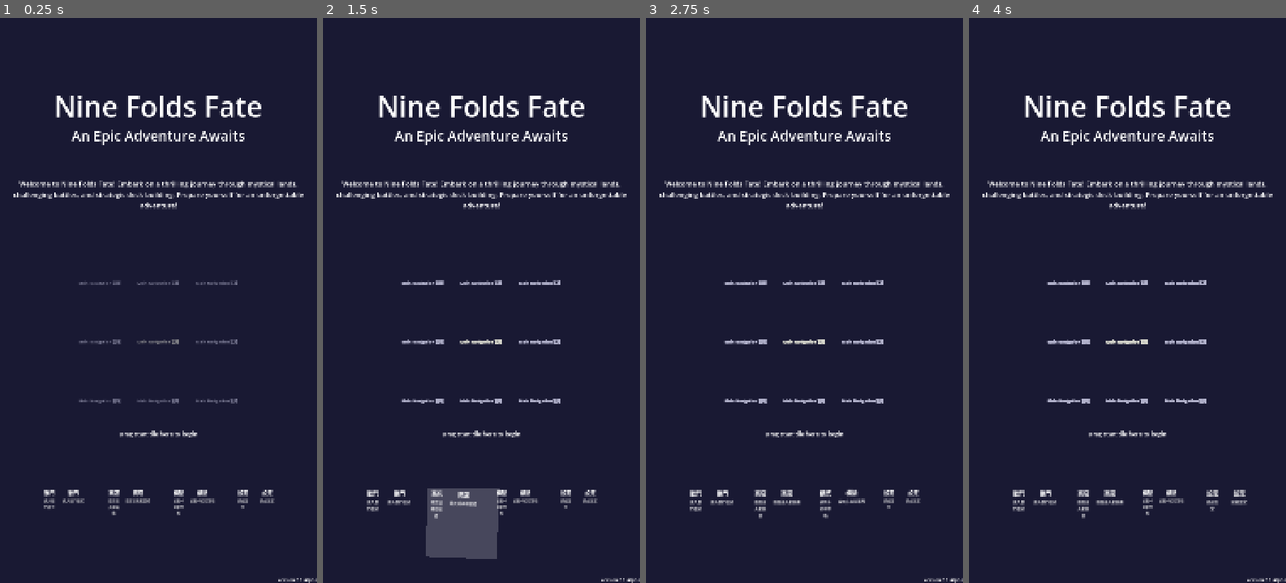
Above: before the commit, frames 1-4 (left to right).
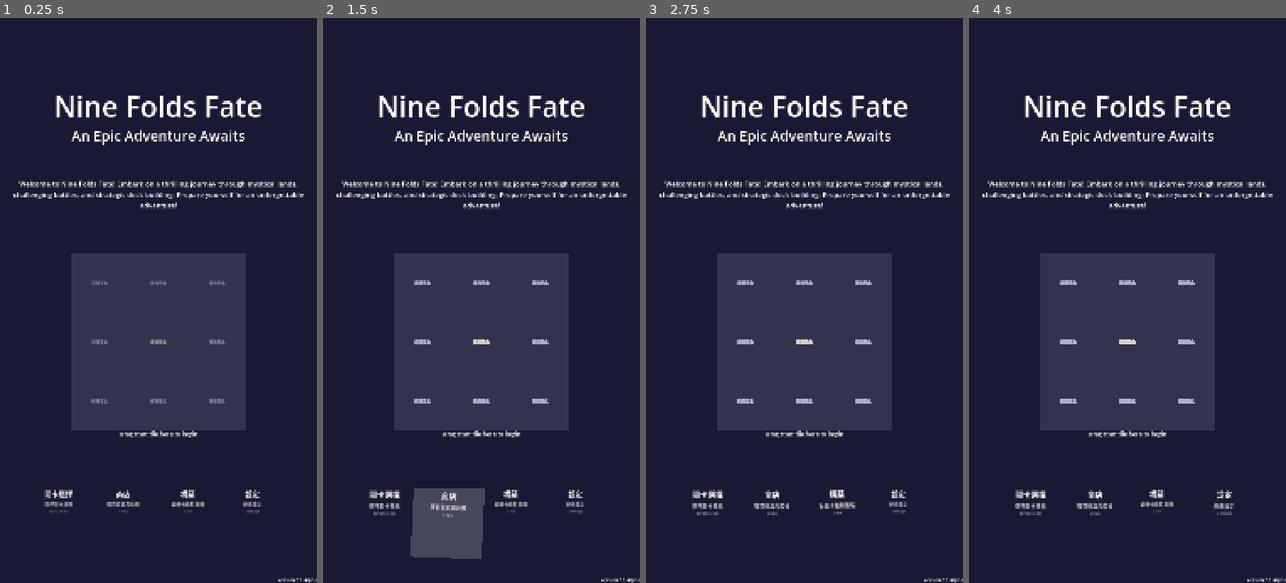
Above: after the commit, the same moments.

Repository: Chenredfish/Ninefold_Fate
Game: Godot game, scene res://main.tscn
Same seed, same stepped clock (60 frames per second), same inputs: the game is played once before the commit and once after it.
Inputs (mouse positions are in pixels of both pictures, inside the frame that each line leads up to):
- Up to frame 1 (0.25 s): no input
- Up to frame 2 (1.5 s): tap Enter (ui_accept) at 0.5 s; drag from (395, 520) to (513, 176) at 0.52 s; drag from (462, 520) to (465, 413) at 1.27 s
- Up to frame 3 (2.75 s): tap Enter (ui_accept) at 2 s; move the mouse to (848, 520) at 2.02 s; tap R at 2.1 s; click (848, 520) at 2.17 s
- Up to frame 4 (4 s): drag from (1235, 520) to (1032, 215) at 2.77 s; move the mouse to (1222, 385) at 3.52 s; tap R at 3.6 s; click (1222, 385) at 3.67 s; tap Enter (ui_accept) at 3.77 s

The runs differ from the first frame. In frame 1, 18% of the frame differs, in the area x 13-87%, y 41-88%; in frame 2, 19%, in the area x 13-87%, y 41-96%; in frame 3, 18%; in frame 4, 18%.

Commit message:
修改排版和畫面切換

Diff:
--- /dev/null
+++ b/scripts/scenes/level_selection.gd
@@ -0,0 +1 @@
+extends Control
--- /dev/null
+++ b/scripts/scenes/level_selection.tscn
@@ -0,0 +1,14 @@
+[gd_scene load_steps=2 format=3 uid="uid://wstbhow8nfbh"]
+
+[sub_resource type="GDScript" id="GDScript_ylkpb"]
+script/source = "extends Control
+"
+
+[node name="level_selection" type="Control"]
+layout_mode = 3
+anchors_preset = 15
+anchor_right = 1.0
+anchor_bottom = 1.0
+grow_horizontal = 2
+grow_vertical = 2
+script = SubResource("GDScript_ylkpb")
--- a/scripts/scenes/main_menu.gd
+++ b/scripts/scenes/main_menu.gd
@@ -81,6 +81,13 @@
 	add_child(version_label)
 
 func create_middle_UI():
+	#創造棋盤的背景
+	var grid_bg = ColorRect.new()
+	grid_bg.position = Vector2(240, 800)
+	grid_bg.size = Vector2(600, 600)
+	grid_bg.color = Color(0.2, 0.2, 0.3, 1.0)
+	add_child(grid_bg)
+
 	#參考create_confirm_grid
 	unified_confirm_grid = Control.new()
 	unified_confirm_grid.position = Vector2(240, 800)
@@ -92,8 +99,8 @@
 			var drop_zone = DropZone.new()
 			drop_zone.position = Vector2(j * 200, i * 200)
 			drop_zone.size = Vector2(200, 200)
-			drop_zone.zone_type = "main_navigation"
-			drop_zone.set_accepted_types(["battle", "shop", "deck", "settings"])
+			drop_zone.zone_type = ""
+			drop_zone.set_accepted_types(["level_select", "shop", "deck", "settings"])
 			unified_confirm_grid.add_child(drop_zone)
 
 			if i == 1 and j == 1:
@@ -112,7 +119,7 @@
 func create_lower_UI():
 	#新增容器去裝tile，總共四個tile，每一個tile200x200
 	scroll_tile_container = ScrollContainer.new()
-	scroll_tile_container.position = Vector2(150, 1600)
+	scroll_tile_container.position = Vector2(100, 1600)
 	scroll_tile_container.size = Vector2(1080, 320)
 	scroll_tile_container.horizontal_scroll_mode = ScrollContainer.SCROLL_MODE_AUTO
 	scroll_tile_container.vertical_scroll_mode = ScrollContainer.SCROLL_MODE_DISABLED
@@ -122,26 +129,26 @@
 	tile_container.add_theme_constant_override("separation", 20)
 	scroll_tile_container.add_child(tile_container)
 
-	# 戰鬥圖塊
-	battle_tile = NavigationTile.create_battle_tile("res://scenes/BattleScene.tscn")
+	# 關卡選擇圖塊
+	battle_tile = NavigationTile.create_level_select_tile("res://scripts/scenes/level_selection.tscn")
 	battle_tile.size = Vector2(200, 200)
 	battle_tile.position = Vector2(0, 0)
 	tile_container.add_child(battle_tile)
 
 	# 商店圖塊
-	shop_tile = NavigationTile.create_shop_tile("res://scenes/ShopScene.tscn")
+	shop_tile = NavigationTile.create_shop_tile("res://scripts/scenes/shop_scene.tscn")
 	shop_tile.size = Vector2(200, 200)
 	shop_tile.position = Vector2(500, 0)
 	tile_container.add_child(shop_tile)
 
 	# 構築圖塊
-	deck_tile = NavigationTile.create_deck_tile("res://scenes/DeckScene.tscn")
+	deck_tile = NavigationTile.create_deck_tile("res://scripts/scenes/deck_scene.tscn")
 	deck_tile.size = Vector2(200, 200)
 	deck_tile.position = Vector2(700, 0)
 	tile_container.add_child(deck_tile)
 
 	# 設定圖塊
-	settings_tile = NavigationTile.create_settings_tile("res://scenes/SettingsScene.tscn")
+	settings_tile = NavigationTile.create_settings_tile("res://scripts/scenes/settings_scene.tscn")
 	settings_tile.size = Vector2(200, 200)
 	settings_tile.position = Vector2(900, 0)
 	tile_container.add_child(settings_tile)
--- a/scripts/ui/tiles/NavigationTile.gd
+++ b/scripts/ui/tiles/NavigationTile.gd
@@ -67,54 +67,53 @@
 
 # 創建導航圖塊的內容佈局
 func create_navigation_content():
-	# 清除舊的標籤
-	var old_label = get_node_or_null("TypeLabel")
-	if old_label:
-		old_label.queue_free()
-
-	# 創建垂直容器
+	# 清除舊內容
+	for child in get_children():
+		if child is Label or child.name == "ContentContainer":
+			child.queue_free()
+
 	var vbox = VBoxContainer.new()
 	vbox.name = "ContentContainer"
 	vbox.size = size
 	vbox.mouse_filter = Control.MOUSE_FILTER_IGNORE
 	add_child(vbox)
 
-	# 添加圖標
+	# icon（可選）
 	if icon_texture:
 		icon_node = TextureRect.new()
 		icon_node.texture = icon_texture
-		icon_node.custom_minimum_size = Vector2(80, 80)
-		icon_node.expand_mode = TextureRect.EXPAND_FIT_WIDTH_PROPORTIONAL
+		icon_node.custom_minimum_size = Vector2(64, 64)
 		icon_node.stretch_mode = TextureRect.STRETCH_KEEP_ASPECT_CENTERED
-		icon_node.mouse_filter = Control.MOUSE_FILTER_IGNORE
+		icon_node.horizontal_alignment = HORIZONTAL_ALIGNMENT_CENTER
 		vbox.add_child(icon_node)
 
-	# 添加標題標籤
+	# 主標題（功能名）
 	title_label = Label.new()
 	title_label.text = get_function_display_name()
 	title_label.horizontal_alignment = HORIZONTAL_ALIGNMENT_CENTER
 	title_label.vertical_alignment = VERTICAL_ALIGNMENT_CENTER
-	title_label.mouse_filter = Control.MOUSE_FILTER_IGNORE
-
-	# 標題樣式
-	title_label.add_theme_font_size_override("font_size", 18)
+	title_label.add_theme_font_size_override("font_size", 24)
 	title_label.add_theme_color_override("font_color", Color.WHITE)
-
 	vbox.add_child(title_label)
 
-	# 添加描述標籤
+	# 副標題（描述）
 	description_label = Label.new()
 	description_label.text = get_function_description()
 	description_label.horizontal_alignment = HORIZONTAL_ALIGNMENT_CENTER
 	description_label.vertical_alignment = VERTICAL_ALIGNMENT_CENTER
-	description_label.mouse_filter = Control.MOUSE_FILTER_IGNORE
 	description_label.autowrap_mode = TextServer.AUTOWRAP_WORD_SMART
-
-	# 描述樣式
-	description_label.add_theme_font_size_override("font_size", 12)
+	description_label.add_theme_font_size_override("font_size", 16)
 	description_label.add_theme_color_override("font_color", Color(0.9, 0.9, 0.9, 0.8))
-
 	vbox.add_child(description_label)
+
+	# ID 標籤（可選，調試用）
+	var id_label = Label.new()
+	id_label.text = function_name
+	id_label.horizontal_alignment = HORIZONTAL_ALIGNMENT_CENTER
+	id_label.vertical_alignment = VERTICAL_ALIGNMENT_CENTER
+	id_label.add_theme_font_size_override("font_size", 12)
+	id_label.add_theme_color_override("font_color", Color(0.7, 0.7, 0.7, 0.7))
+	vbox.add_child(id_label)
 
 # === 文字內容 ===
 
@@ -293,3 +292,9 @@
 	var tile = NavigationTile.new()
 	tile.set_navigation_data(scene_path, "settings")
 	return tile
+
+# 創建關卡選擇導航圖塊
+static func create_level_select_tile(scene_path: String = "") -> NavigationTile:
+	var tile = NavigationTile.new()
+	tile.set_navigation_data(scene_path, "level_select")
+	return tile
Not shown, added: scripts/scenes/level_selection.gd.uid
